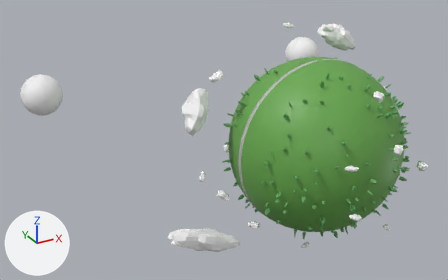
An edit to the FBX model Assets/models/world_sphere_02.fbx, drawn before and after from the same camera.
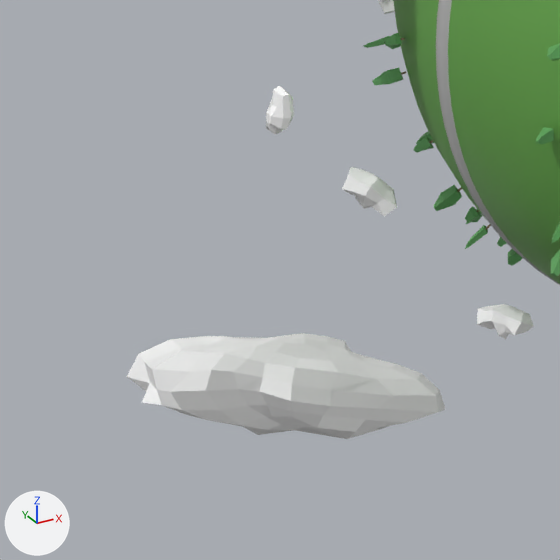
The first picture shows the older version from a 50 mm camera at (-4.05, -5.2, 2.91) aimed at (-0.44, 1.35, -0.37). The close-ups show both versions on the part from 31% to 60% of the width and 54% to 100% of the height of that picture; other places that the commit changed are outside them. The axes (+X, +Y, +Z) are drawn at lower left. The lights are the same throughout. Where no turn or scale is listed for an object, it has been applied to the vertices.
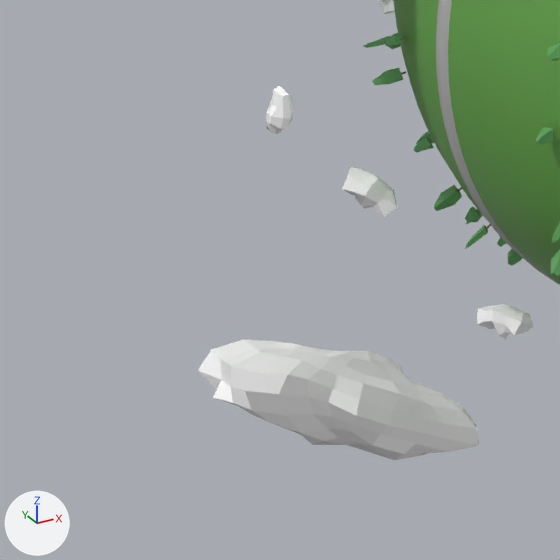
Changed parts and their boxes [x1, y1, x2, y2] in the close-ups (560 x 560 px):
'pCube125', moved, turned: before [127, 333, 445, 439]; after [198, 340, 479, 460]

What the commit changed:
Object 'pCube125' (ob_pcube125) moves from (-1.073, 0.661, -1.317) to (-0.891, 0.661, -1.427).
Object 'pCube125' (ob_pcube125) turns from (70, 21, 4.6) to (76, 30, 8.8) degrees about x, y and z.
